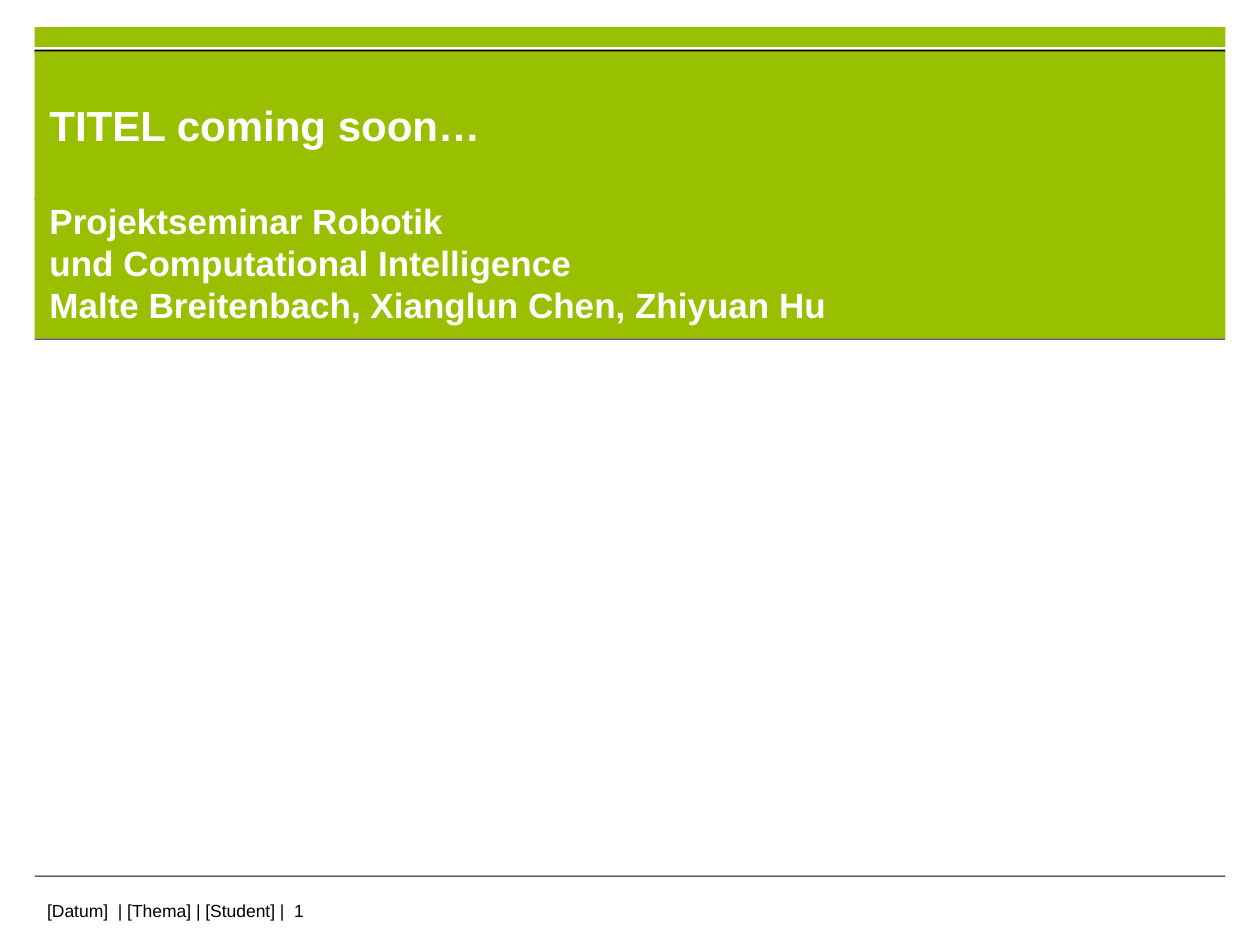
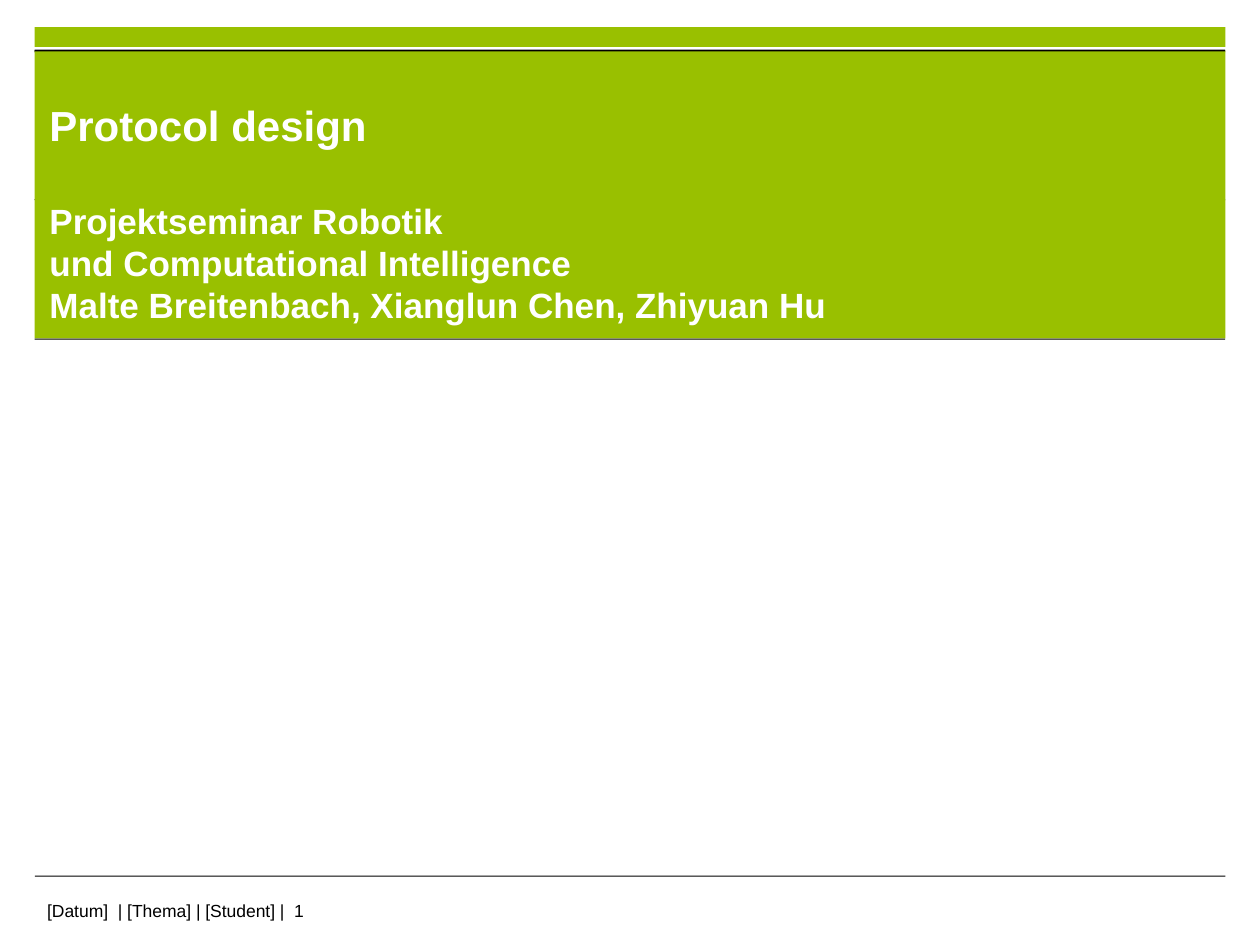
Before and after one commit to im-Kitsch/RMR_sensor_fusion, a slide deck: slide 1 of data/presentation/PS_presentation.pptx. Drawn at 1260x945 pixels with LibreOffice and Linux fonts; fonts in the diff are those of the drawing; background and template pictures are left out. Boxes give left, top, right and bottom in pixels: in the first picture for what was removed or moved away, otherwise in the second. Text is boxed around its words. In the diff, an @@ line names an element or a change of style, - is before the commit and + after.

Commit message:
latest presentation

```diff
--- a/data/presentation/PS_presentation.pptx
+++ b/data/presentation/PS_presentation.pptx
@@ text at [49, 110, 366, 150]: text changed @@
-TITEL coming soon…
+Protocol design
```
Also in this commit, not shown: 8 slides added, 3 slides removed.
